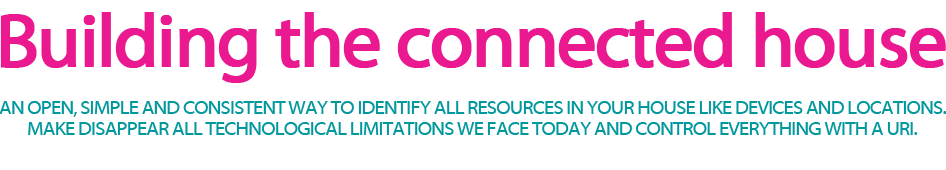
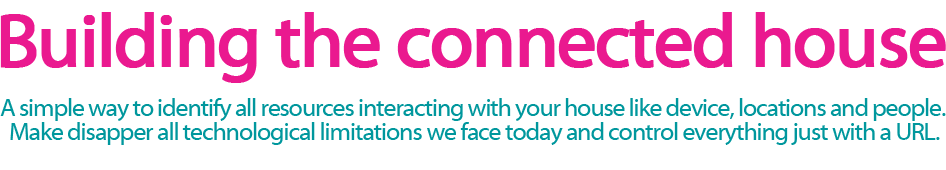
Two versions of the same layered image (w=946, h=170). Layer-by-layer changes:
renamed "AN OPEN, SIMPLE AND CONSISTENT WAY TO IDENTIFY ALL RESOURCES IN" to "A simple way to identify all resources interacting with your ho", painted on it over [0, 98, 946, 121]
renamed "MAKE DISAPPEAR ALL TECHNOLOGICAL LIMITATIONS WE FACE TODAY AND" to "Make disapper all technological limitations we face today and c", painted on it over [10, 122, 940, 145]
